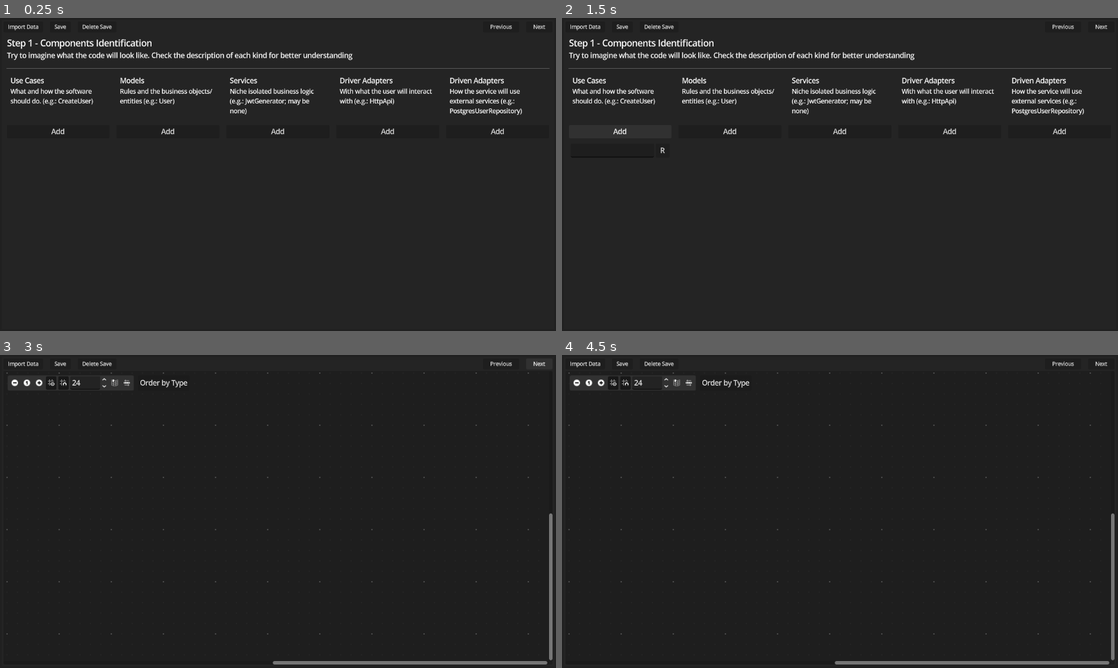
Above: before the commit, frames 1-4 (two rows, left to right).
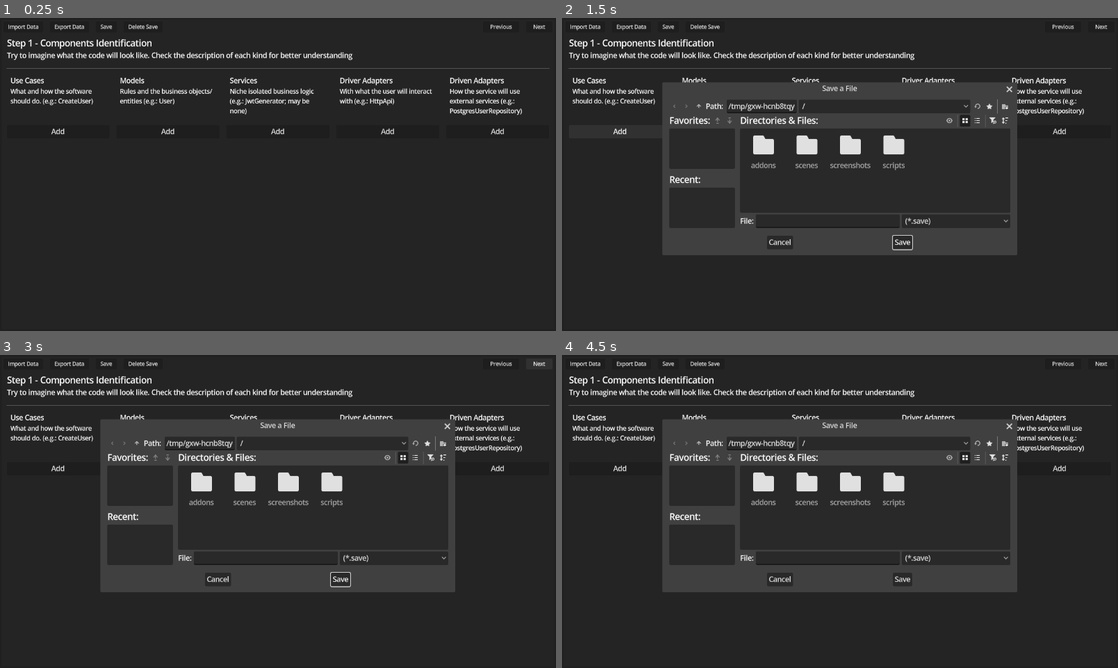
Above: after the commit, the same moments.

Repository: neoRandom/architecture-scaffolding
Game: Godot game, scene res://scenes/main.tscn
The game is run twice, just before and just after one commit, with the same random seed, the same clock (stepped at 60 frames per second) and the same inputs.
Inputs (mouse positions are in pixels of both pictures, inside the frame that each line leads up to):
- Up to frame 1 (0.25 s): no input
- Up to frame 2 (1.5 s): click (628, 27) at 0.5 s, where only the run after the commit has a clickable "Export Data"; click "Add" at 1.25 s
- Up to frame 3 (3 s): click (100, 486) at 2 s, where only the run before the commit has a clickable "R"; click "Next" at 2.75 s
- Up to frame 4 (4.5 s): click "Next" at 3.5 s; click (684, 442) at 4.27 s

The runs differ from the first frame. In frame 1, 0.1% of the frame differs, in the area x 9-29%, y 2-4%; in frame 2, 16%; in frame 3, 20%, in the area x 1-100%, y 2-99%; in frame 4, 20%.

Commit message:
feat: export save file

Diff:
--- a/scenes/components/app_file_dialog.tscn
+++ b/scenes/components/app_file_dialog.tscn
@@ -8,3 +8,4 @@
 visible = true
 file_mode = 0
 access = 2
+filters = PackedStringArray("*.save")
--- a/scenes/scaffold.gd
+++ b/scenes/scaffold.gd
@@ -2,6 +2,7 @@
 extends PanelContainer
 
 @onready var saved_label: Label = %SavedLabel
+@onready var exported_label: Label = %ExportedLabel
 @onready var delete_confirmation_pop_up_container: CenterContainer = %DeleteConfirmationPopUpContainer
 
 const APP_FILE_DIALOG := preload("uid://msbu8a15d1gm")
@@ -9,12 +10,19 @@
 func _ready() -> void:
 	delete_confirmation_pop_up_container.visible = false
 	saved_label.visible = false
+	exported_label.visible = false
 
 	DataStore.data_saved.connect(
 		func() -> void:
 			saved_label.visible = true
 			await get_tree().create_timer(1).timeout
 			saved_label.visible = false
+	)
+	DataStore.data_exported.connect(
+		func() -> void:
+			exported_label.visible = true
+			await get_tree().create_timer(1).timeout
+			exported_label.visible = false
 	)
 
 func _on_save_button_pressed() -> void:
@@ -39,7 +47,6 @@
 	delete_confirmation_pop_up_container.visible = false
 
 
-
 func _on_import_button_pressed() -> void:
 	var file_dialog: FileDialog = APP_FILE_DIALOG.instantiate()
 	get_tree().current_scene.add_child(file_dialog)
@@ -49,3 +56,15 @@
 			DataStore.load_save(path)
 			file_dialog.queue_free()
 	)
+
+
+func _on_export_button_pressed() -> void:
+	var file_dialog: FileDialog = APP_FILE_DIALOG.instantiate()
+	get_tree().current_scene.add_child(file_dialog)
+	file_dialog.file_mode = FileDialog.FILE_MODE_SAVE_FILE
+
+	file_dialog.file_selected.connect(
+		func(path: String) -> void:
+			DataStore.export_save(path)
+			file_dialog.queue_free()
+	)
--- a/scenes/scaffold.tscn
+++ b/scenes/scaffold.tscn
@@ -64,6 +64,11 @@
 theme_override_font_sizes/font_size = 12
 text = "  Import Data  "
 
+[node name="ExportButton" type="Button" parent="MarginContainer/PanelContainer/VBoxContainer/MarginContainer2/HBoxContainer" unique_id=1756737752]
+layout_mode = 2
+theme_override_font_sizes/font_size = 12
+text = "  Export Data  "
+
 [node name="SaveButton" type="Button" parent="MarginContainer/PanelContainer/VBoxContainer/MarginContainer2/HBoxContainer" unique_id=158302800]
 layout_mode = 2
 size_flags_horizontal = 0
@@ -76,8 +81,8 @@
 text = "  Delete Save  "
 
 [node name="Gap2" type="Control" parent="MarginContainer/PanelContainer/VBoxContainer/MarginContainer2/HBoxContainer" unique_id=929106607]
+custom_minimum_size = Vector2(16, 0)
 layout_mode = 2
-size_flags_horizontal = 3
 
 [node name="SavedLabel" type="Label" parent="MarginContainer/PanelContainer/VBoxContainer/MarginContainer2/HBoxContainer" unique_id=2109084000]
 unique_name_in_owner = true
@@ -85,6 +90,13 @@
 layout_mode = 2
 theme_override_font_sizes/font_size = 12
 text = "Data Saved!"
+
+[node name="ExportedLabel" type="Label" parent="MarginContainer/PanelContainer/VBoxContainer/MarginContainer2/HBoxContainer" unique_id=721349264]
+unique_name_in_owner = true
+visible = false
+layout_mode = 2
+theme_override_font_sizes/font_size = 12
+text = "Data Exported!"
 
 [node name="Gap" type="Control" parent="MarginContainer/PanelContainer/VBoxContainer/MarginContainer2/HBoxContainer" unique_id=1894082829]
 layout_mode = 2
@@ -156,6 +168,7 @@
 text = "   Cancel   "
 
 [connection signal="pressed" from="MarginContainer/PanelContainer/VBoxContainer/MarginContainer2/HBoxContainer/ImportButton" to="." method="_on_import_button_pressed"]
+[connection signal="pressed" from="MarginContainer/PanelContainer/VBoxContainer/MarginContainer2/HBoxContainer/ExportButton" to="." method="_on_export_button_pressed"]
 [connection signal="pressed" from="MarginContainer/PanelContainer/VBoxContainer/MarginContainer2/HBoxContainer/SaveButton" to="." method="_on_save_button_pressed"]
 [connection signal="pressed" from="MarginContainer/PanelContainer/VBoxContainer/MarginContainer2/HBoxContainer/DeleteSaveButton" to="." method="_on_delete_save_button_pressed"]
 [connection signal="pressed" from="MarginContainer/PanelContainer/VBoxContainer/MarginContainer2/HBoxContainer/PreviousButton" to="." method="_on_previous_button_pressed"]
--- a/scripts/autoloads/data_store.gd
+++ b/scripts/autoloads/data_store.gd
@@ -3,6 +3,7 @@
 signal data_deleted
 signal data_saved
 signal data_loaded
+signal data_exported
 
 const DATA_FILE_PATH := "user://data.save"
 const AUTOSAVE_COOLDOWN := 30
@@ -198,6 +199,7 @@
 func save_data() -> void:
 	if can_save == false or data == null:
 		return
+
 	can_save = false
 	print("SAVING DATA...")
 
@@ -261,3 +263,18 @@
 		print("Failed to access the directory system.")
 
 	can_save = true
+
+func export_save(save_path: String) -> void:
+	save_data()
+
+	var dir = DirAccess.open("res://") # Base directory context
+	if dir:
+		var error = dir.copy(DATA_FILE_PATH, save_path)
+
+		if error == OK:
+			print("Save File exported successfully")
+			data_exported.emit()
+		else:
+			print("Failed to load file. Error code: ", error)
+	else:
+		print("Failed to access the directory system.")
